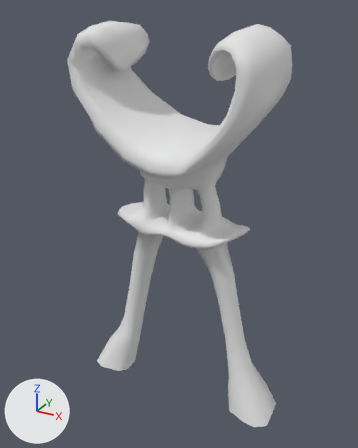
What one commit did to the FBX model Lost Kids/Assets/Models/ToriCheckpoint.FBX.
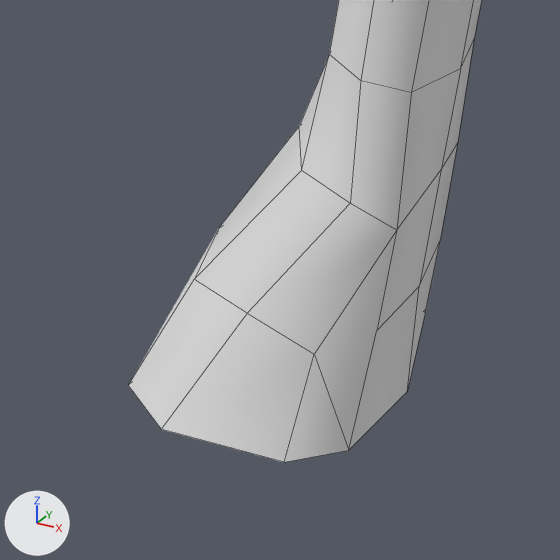
The first picture shows the older version from a 50 mm lens placed at (3.88, -7.2, 7.12), pointed at (-0.07, -0.02, 3.53). The close-ups show both versions on the part from 22% to 43% of the width and 69% to 86% of the height of that picture; other places that the commit changed are outside them. Lighting does not change. The marker at lower left points along +X, +Y and +Z. The close-ups show mesh edges as thin lines. Materials are left out; every surface is plain grey. Where no turn or scale is listed for an object, it has been applied to the vertices.

The first close-up shows 'ToriCheckpoint'.
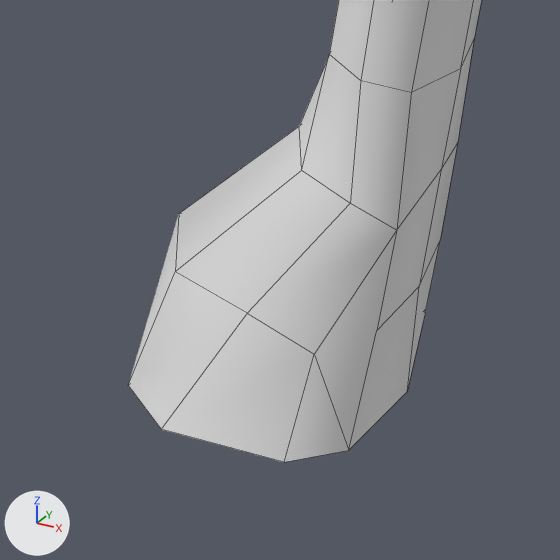
The newer file is also turned or shifted as a whole; pictures and numbers use the older file's frame.

Pixel boxes (x1, y1, x2, y2) of what changed, in the close-ups (560 x 560 px; the box of a moved part takes in the faces that stretch with it):
part 1 of me_mesh, moved or reshaped: (128, 127, 350, 429) in both

The change, as a list of edits to the scene's bpy script:
```text
Change me_mesh:
    where me_mesh.from_pydata(...)  # 714 vertices, 710 faces; spans x -1.96..1.96, y -0.96..0.92, z 0.0..6.9
    used by ob_toricheckpoint; location = (0.0, 0.0, 0.0)
    me_mesh part 1
    me_mesh.vertices[692].co: (-1.81, -0.05, 0.4) -> (-1.95, -0.05, 0.4)  # pixel (218, 228) -> pixel (178, 213)
    me_mesh.vertices[694].co: (-1.62, 0.32, 0.39) -> (-1.62, 0.35, 0.4)
    me_mesh.vertices[697].co: (-1.72, -0.29, 0.41) -> (-1.79, -0.29, 0.41)  # pixel (194, 279) -> pixel (175, 271)
```
